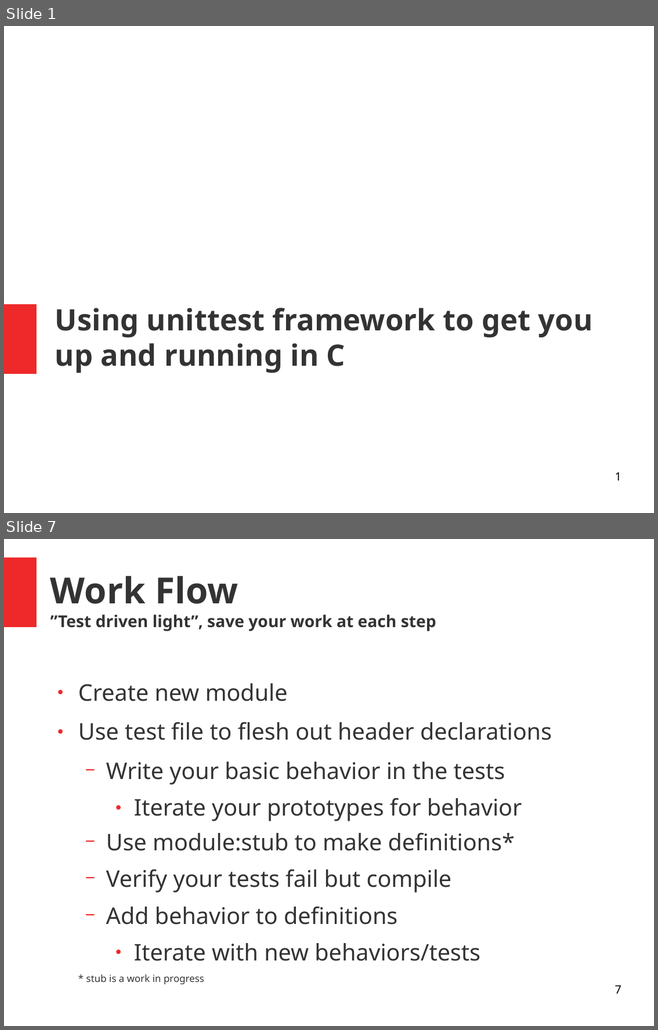
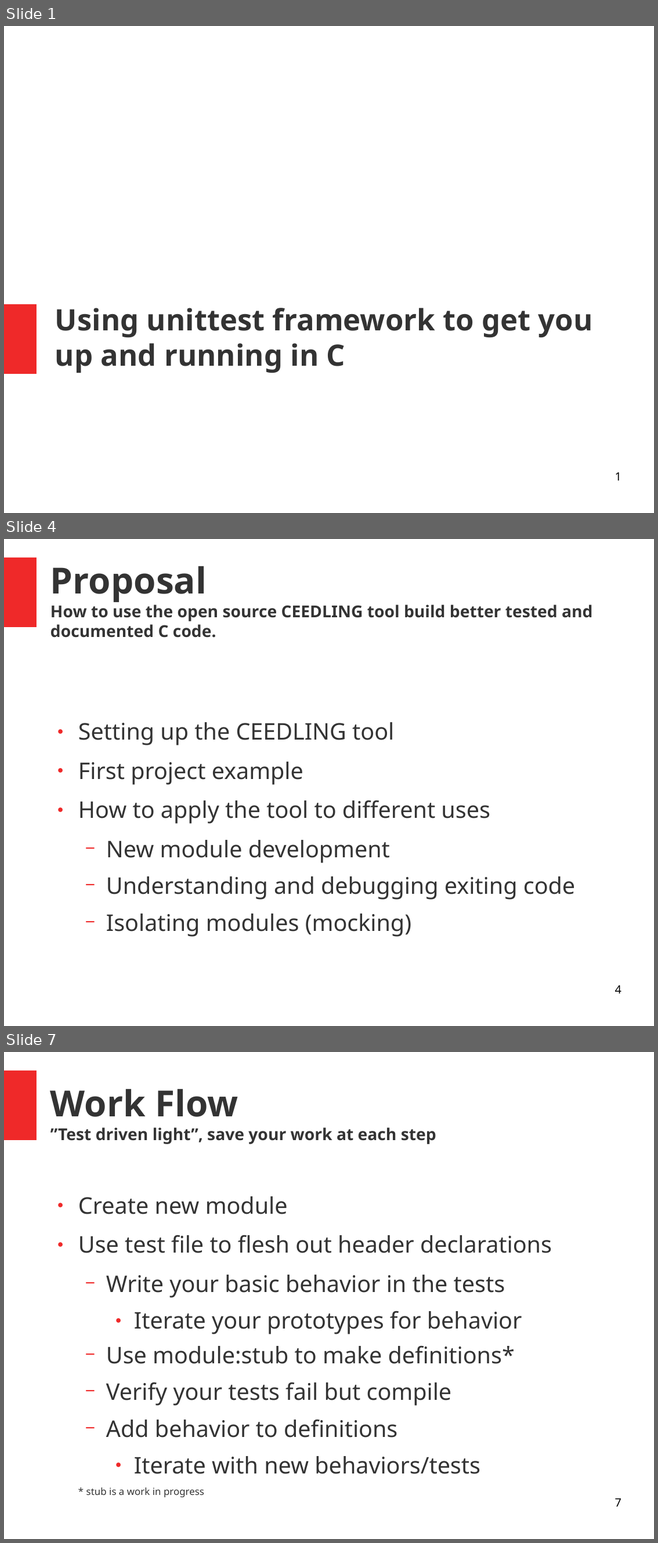
Before and after one commit to bd2357/ceedling_talk, a slide deck: ceedling_talk.odp. Shown one above the other, each under a label of ours: slides 1 and 7 before the commit, slides 1, 4 and 7 after it; the slides between them are not shown. The pictures are 658x1030 and 658x1543 pixels, drawn with LibreOffice and Linux fonts; fonts in the diff are those of the drawing. Boxes give left, top, right and bottom in pixels: in the first picture for what was removed or moved away, otherwise in the second. Text is boxed around its words. In the diff, an @@ line names an element or a change of style, - is before the commit and + after.

Commit message:
Changes to slide deck proposal

```diff
--- a/ceedling_talk.odp
+++ b/ceedling_talk.odp
@@ slide 4 added at <box>4,539,654,1026</box>, background #FFFFFF; not listed: 1 template element that a slide beside it also shows @@
@@ title added at <box>50,566,592,638</box>, 20 pt, text #333333, bold @@
+Proposal
+How to use the open source CEEDLING tool build better tested and documented C code.
@@ text added at <box>78,722,575,937</box>, 28 pt, text #333333 @@
+● Setting up the CEEDLING tool
+● First project example
+● How to apply the tool to different uses
+  − New module development
+  − Understanding and debugging exiting code
+  − Isolating modules (mocking)
@@ page number added at <box>615,985,621,994</box>, 14 pt, text #000000 @@
+4
```
Also in this commit, not shown: 4 slides changed, 5 other slides added, 2 slides removed, 6 other files.
